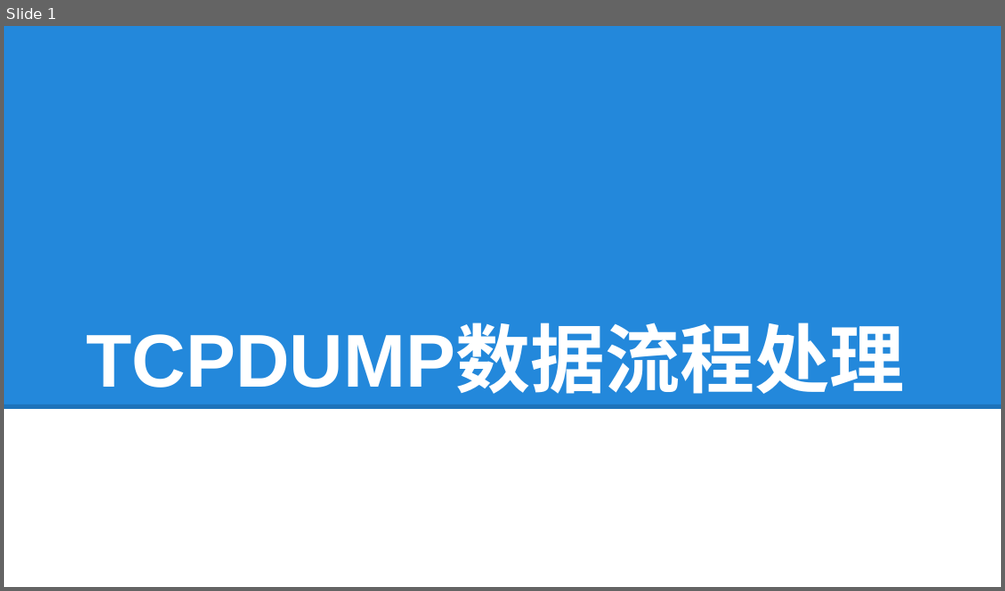
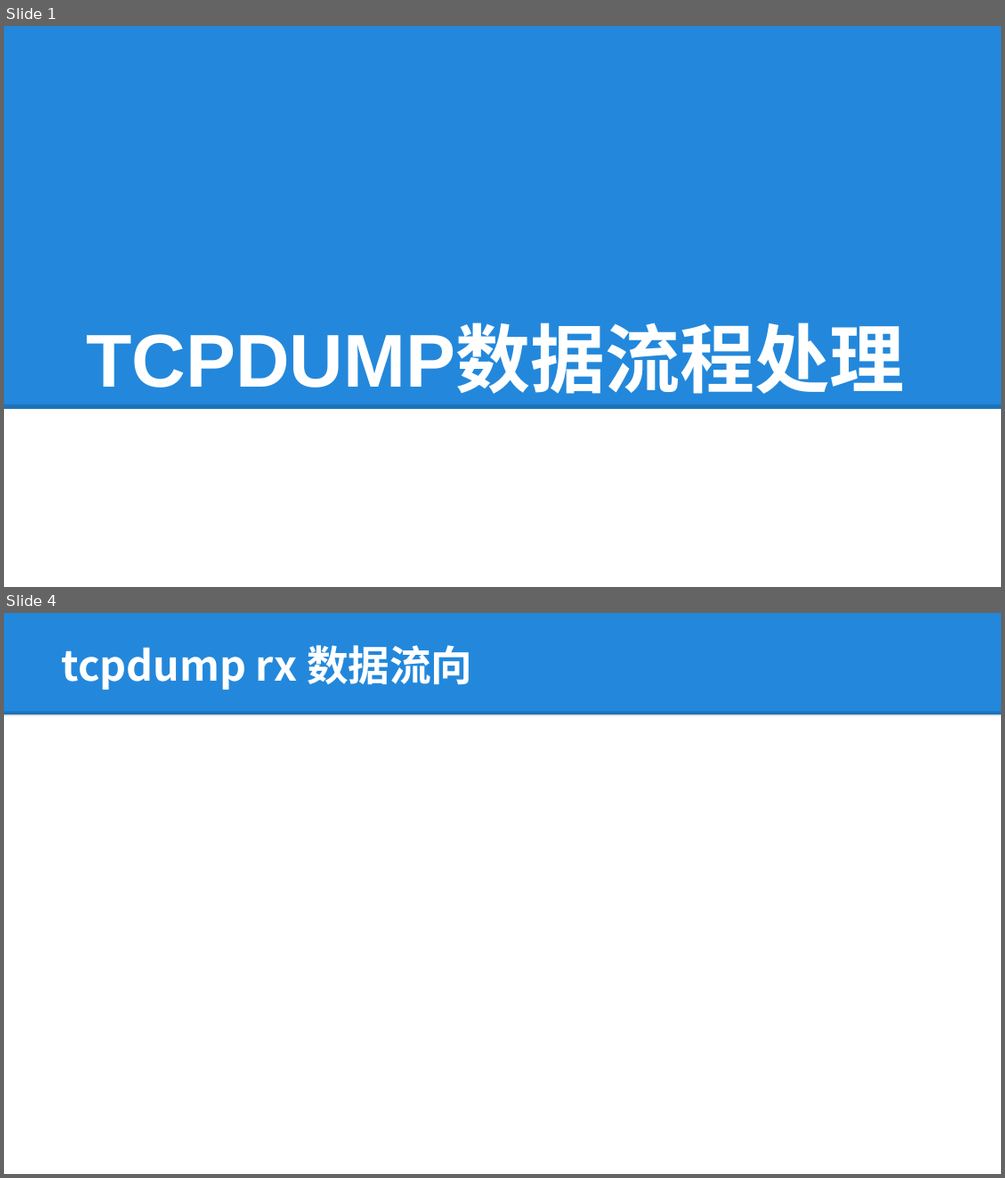
Before and after one commit to lepustse/tcpdump, a slide deck: tcpdump数据流程.pptx. Shown one above the other, each under a label of ours: slide 1 before the commit, slides 1 and 4 after it; the slides between them are not shown. The pictures are 1005x591 and 1005x1178 pixels, drawn with LibreOffice and Linux fonts; fonts in the diff are those of the drawing; background and template pictures are left out. Boxes give left, top, right and bottom in pixels: in the first picture for what was removed or moved away, otherwise in the second. Text is boxed around its words. In the diff, an @@ line names an element or a change of style, - is before the commit and + after.

Commit message:
修改ppt数据流程，数据结构

```diff
--- a/tcpdump数据流程.pptx
+++ b/tcpdump数据流程.pptx
@@ slide 4 added at bbox=[4, 613, 1001, 1174], background #FFFFFF; not listed: 2 template elements that a slide beside it also shows @@
@@ title added at bbox=[61, 645, 473, 690], 40 pt, text #FFFFFF, bold @@
+tcpdump rx 数据流向
```
Also in this commit, not shown: 2 slides changed.
